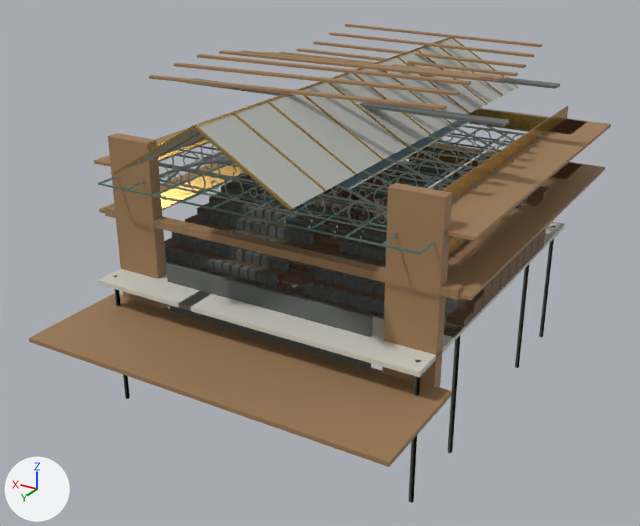
The glTF model public/assets/conservatory-props.glb: old version first, new version second.
Both versions are drawn from a 50 mm camera at (-29.3, 52.9, 24.8) aimed at (0.9, 2.7, -0.3). Lighting does not change. The marker at lower left points along +X, +Y and +Z. The first picture is the older version.

Names of what the first picture shows: 'academic_atrium_structure', 'academic_skylight', 'chapel_vault', 'hall_seating', 'hall_structure', 'natatorium_roof_structure' and 5 more.
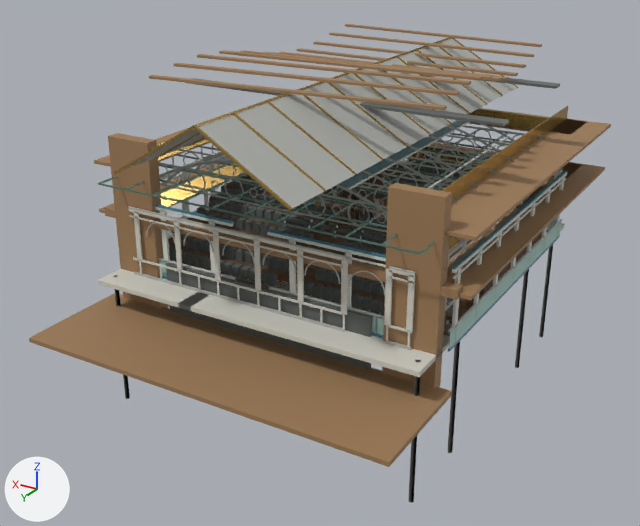
Boxes (x1, y1, x2, y2) around the edits, measured in the pictures (640 x 526 px):
'natatorium_perimeter_relief', added
    after: (155, 154, 567, 352)
    faces in mat_aged_white_paint (light grey #d8ddd4): (155, 155, 567, 340)
    faces in mat_pool_mint_glaze (green #a6cac0): (159, 217, 562, 349)
    faces in mat_pool_enamel_blue (cyan #428197): (155, 154, 567, 352)
'front_atrium_perimeter_relief', added
    after: (128, 153, 547, 350)
    faces in mat_academic_plaster (light grey #d0cec4): (129, 153, 547, 347)
    faces in mat_chapel_stone (grey #afb1ac): (128, 174, 466, 350)

The change, as a diff of the scene's bpy script:
```diff
--- a/public/assets/conservatory-props.glb.py
+++ b/public/assets/conservatory-props.glb.py
@@ me_front_atrium_perimeter_relief @@
+me_front_atrium_perimeter_relief.from_pydata(...)  # 2018 vertices, 3048 faces; spans x -11.0..11.0, y -11.5..11.5, z 0.0..4.9
+# faces by material slot: [1128, 1920]
+me_front_atrium_perimeter_relief.materials.append(mat_chapel_stone)  # grey #afb1ac
+me_front_atrium_perimeter_relief.materials.append(mat_academic_plaster)  # light grey #d0cec4
@@ me_natatorium_perimeter_relief @@
+me_natatorium_perimeter_relief.from_pydata(...)  # 706 vertices, 1104 faces; spans x -12.5..12.5, y -11.0..11.0, z 0.0..5.2
+# faces by material slot: [84, 156, 864]
+me_natatorium_perimeter_relief.materials.append(mat_pool_mint_glaze)  # green #a6cac0
+me_natatorium_perimeter_relief.materials.append(mat_pool_enamel_blue)  # cyan #428197
+me_natatorium_perimeter_relief.materials.append(mat_aged_white_paint)  # light grey #d8ddd4
@@ ob_front_atrium_perimeter_relief @@
+ob_front_atrium_perimeter_relief = bpy.data.objects.new('front_atrium_perimeter_relief', me_front_atrium_perimeter_relief)
+ob_front_atrium_perimeter_relief.location = (0.0, 0.0, 0.0)
@@ ob_natatorium_perimeter_relief @@
+ob_natatorium_perimeter_relief = bpy.data.objects.new('natatorium_perimeter_relief', me_natatorium_perimeter_relief)
+ob_natatorium_perimeter_relief.location = (0.0, 0.0, 0.0)
```
